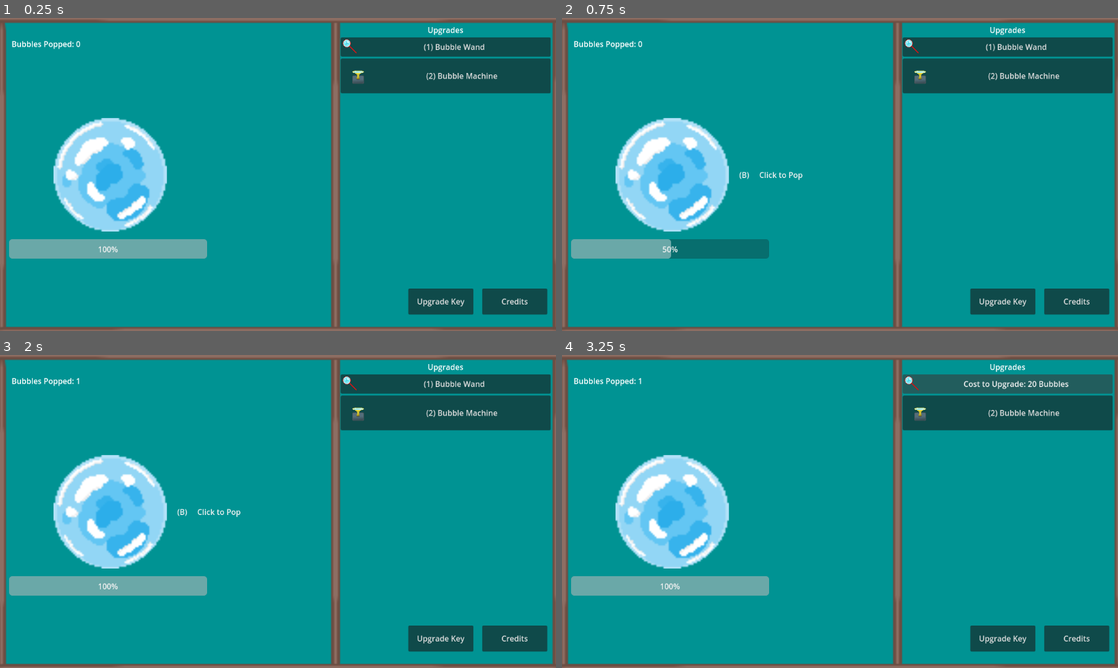
Above: before the commit, frames 1-4 (two rows, left to right).
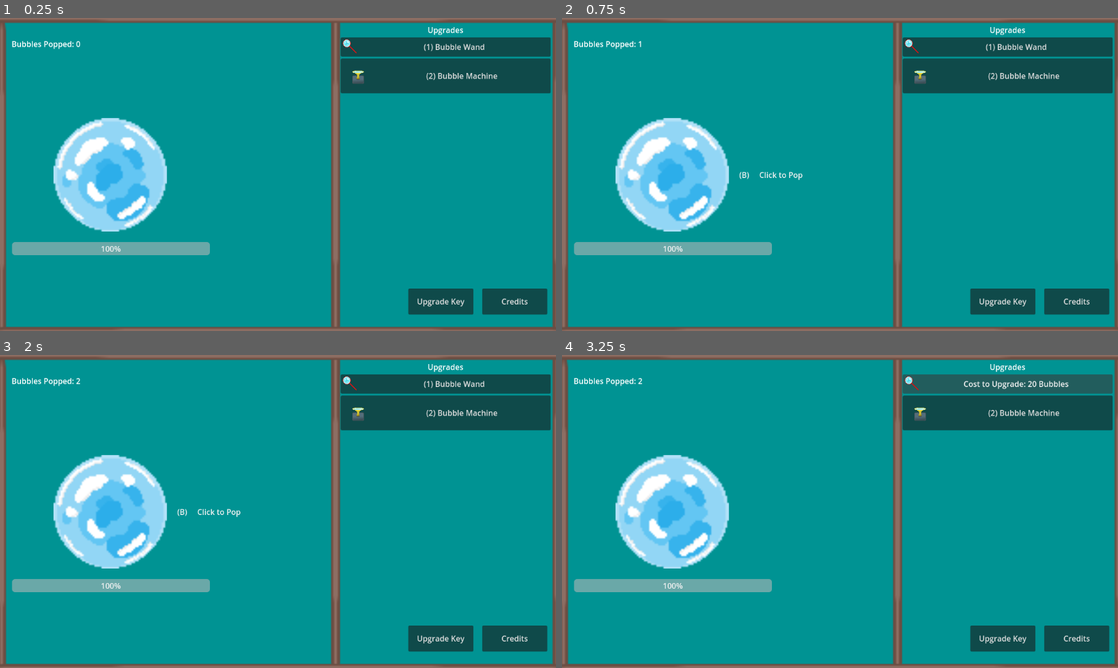
Above: after the commit, the same moments.

Repository: dbrogen/BubbleBusters
Game: Godot game, scene res://Scenes/main_screen.tscn
The game is run twice, just before and just after one commit, with the same random seed, the same clock (stepped at 60 frames per second) and the same inputs.
Inputs (mouse positions are in pixels of both pictures, inside the frame that each line leads up to):
- Up to frame 1 (0.25 s): no input
- Up to frame 2 (0.75 s): click (712, 174) at 0.5 s
- Up to frame 3 (2 s): click "(B) Click to Pop" at 1.25 s
- Up to frame 4 (3.25 s): click "(1) Bubble Wand" at 2 s; click "Cost to Upgrade: 20 Bubbles" at 2.75 s

The runs differ from the first frame. In frame 1, 0.8% of the frame differs, in the area x 1-38%, y 70-77%; in frame 2, 1.5%, in the area x 1-38%, y 7-77%; in frame 3, 0.8%; in frame 4, 0.8%.

Commit message:
Bug fixes and button adjustment
Fixed a bug that was incorrectly assigning the global value for the total of bubbles popped, and made the bubble icon quickly turn off then back on to display the animation to be added later.

Diff:
--- a/Scenes/UI.tscn
+++ b/Scenes/UI.tscn
@@ -106,24 +106,24 @@
 flat = true
 expand_icon = true
 
-[node name="AudioStreamPlayer2D" type="AudioStreamPlayer2D" parent="BubbleButton"]
-stream = ExtResource("3_rqf7a")
-
 [node name="HealthBar" type="ProgressBar" parent="BubbleButton"]
 layout_mode = 1
 anchors_preset = 12
 anchor_top = 1.0
 anchor_right = 1.0
 anchor_bottom = 1.0
-offset_left = -88.0
-offset_top = 12.0
-offset_right = -88.0
-offset_bottom = 52.0
+offset_left = -82.0
+offset_top = 17.5
+offset_right = -82.0
+offset_bottom = 44.5
 grow_horizontal = 2
 grow_vertical = 0
 max_value = 2.0
 step = 1.0
 value = 2.0
+
+[node name="AudioStreamPlayer2D" type="AudioStreamPlayer2D" parent="BubbleButton"]
+stream = ExtResource("3_rqf7a")
 
 [node name="Label" type="Label" parent="."]
 z_index = 4
--- a/Scripts/Global.gd
+++ b/Scripts/Global.gd
@@ -3,8 +3,8 @@
 
 @export var bubblesPopped: float = 0;
 
-@export var bubbleMaxHealth: int;
-@export var bubbleCurrentHealth: int;
+@export var bubbleMaxHealth: int = 1;
+@export var bubbleCurrentHealth: int = 1;
 
 @export var bubblesPerClick: int = 1;
 @export var wandLevel: int = 0;
--- a/Scripts/UI.gd
+++ b/Scripts/UI.gd
@@ -3,8 +3,10 @@
 
 @export var numBubbles: float = 0.0;
 @export var bubblesPerClick: int = 1;
-@export var bubbleMaxHealth: int = 2;
+@export var bubbleMaxHealth: int = 1;
 @export var bubbleCurrentHealth: int = bubbleMaxHealth;
+
+var bubbleIcon = preload("res://Assets/MainBubble.png");
 
 var machineUnlocked: bool = false;
 var babiesUnlocked: bool = false;
@@ -31,6 +33,7 @@
 ## On scene load set the main text for the scene label and button
 func _ready() -> void:
 	numBubbles = Global.bubblesPopped;
+	bubbleCurrentHealth = Global.bubbleCurrentHealth;
 
 	$BubbleButton.text = "";
 	$Label.text = "Bubbles Popped: " + str(numBubbles);
@@ -88,12 +91,10 @@
 		$Upgrades/WandButton.text = "(7) Bubble Busters (Level " + str(gangstersLevel) + ")";
 
 func _process(_delta: float) -> void:
+	Global.bubbleMaxHealth = bubbleMaxHealth;
+	Global.bubbleCurrentHealth = bubbleCurrentHealth;
+
 	Global.bubblesPopped = numBubbles;
-	print("Global Bubbles"  + str(Global.bubblesPopped));
-
-	Global.bubbleMaxHealth = bubbleMaxHealth;
-	Global.bubblesPopped = bubbleCurrentHealth;
-
 
 	Global.wandLevel = wandLevel;
 	Global.machineLevel = machineLevel;
@@ -150,6 +151,10 @@
 	if(bubbleCurrentHealth <= 0):
 		numBubbles += 1;
 		bubbleCurrentHealth = bubbleMaxHealth;
+		$BubbleButton.icon = null;
+		var timer = get_tree().create_timer(.02);
+		await timer.timeout;
+		$BubbleButton.icon = bubbleIcon;
 
 func _on_bubble_button_mouse_entered() -> void:
 	$BubbleButton.text = " (B)     Click to Pop";
